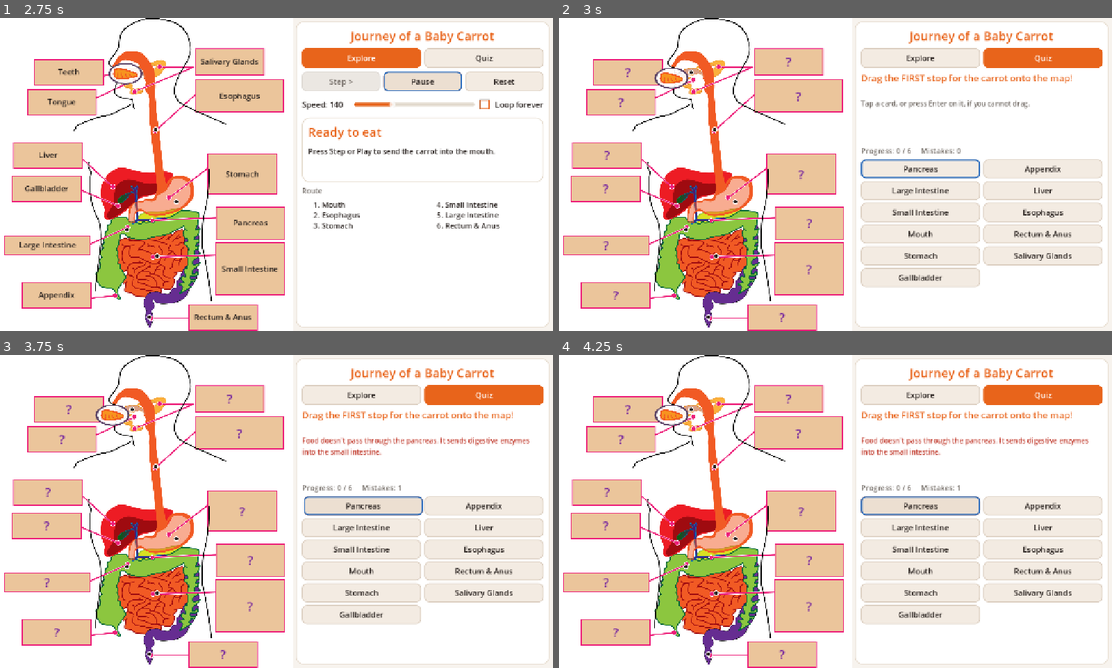
Above: before the commit, frames 1-4 (two rows, left to right).
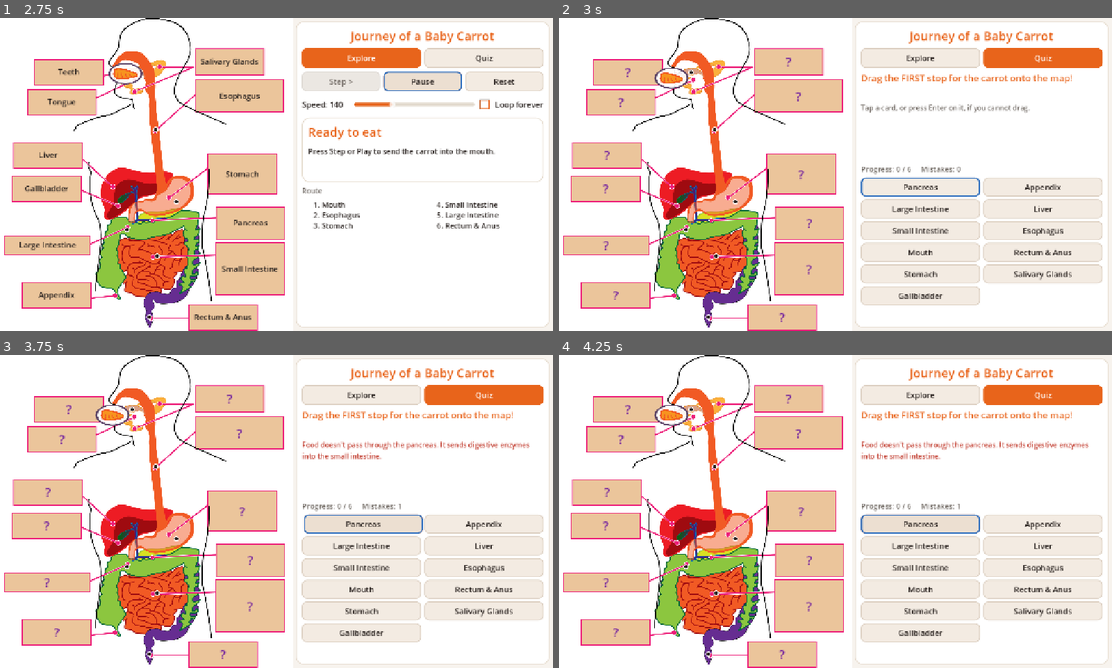
Above: after the commit, the same moments.

Repository: SFMiner/dogestive-sim
Game: Godot game, scene res://scenes/main.tscn
Same seed, same stepped clock (60 frames per second), same inputs: the game is played once before the commit and once after it.
Inputs:
- Up to frame 1 (2.75 s): click "Play" at 0.5 s; click "Explore" at 1.25 s; click "Play" at 2 s
- Up to frame 2 (3 s): click "Quiz" at 2.75 s
- Up to frame 3 (3.75 s): click "Pancreas" at 3.5 s
- Up to frame 4 (4.25 s): no input

Frame 1 is identical in both runs. In frame 2, 10% of the frame differs, in the area x 54-99%, y 26-92%; in frame 3, 11%; in frame 4, 11%.

Commit message:
Fix quiz layout jump: fixed-height prompt and feedback areas
Co-Authored-By: Claude Opus 5.5 <noreply@anthropic.com>
Claude-Session: https://claude.ai/code/session_01U97Ud5m6MhuEKmgWxJnPsK

Diff:
--- a/scripts/engine/main.gd
+++ b/scripts/engine/main.gd
@@ -274,6 +274,20 @@
 	return lbl
 
 
+## Part 1 feedback quotes a station's info text (up to 5 lines); part 2 feedback is short,
+## which leaves room for its 12 long cards.
+const FEEDBACK_LINES_PART1: int = 5
+const FEEDBACK_LINES_PART2: int = 2
+
+
+func _set_feedback_lines(lines: int) -> void:
+	var font: Font = _feedback_label.get_theme_font("font")
+	var font_size: int = _feedback_label.get_theme_font_size("font_size")
+	var line_h: float = font.get_height(font_size) + float(_feedback_label.get_theme_constant("line_spacing"))
+	_feedback_label.custom_minimum_size = Vector2(100, ceilf(line_h * float(lines)) + 2.0)
+	_feedback_label.max_lines_visible = lines
+
+
 func _make_wrap_label(font_size: int, color: Color = COL_TEXT) -> Label:
 	var lbl: Label = _make_label("", font_size, color)
 	lbl.autowrap_mode = TextServer.AUTOWRAP_WORD_SMART
@@ -408,10 +422,12 @@
 
 func _build_quiz() -> void:
 	_prompt_label = _make_wrap_label(21, COL_ACCENT)
-	_prompt_label.custom_minimum_size = Vector2(100, 54)
+	# Fixed heights so the card grid below never jumps while a student is dragging.
+	_prompt_label.custom_minimum_size = Vector2(100, 64)
+	_prompt_label.max_lines_visible = 2
 	_quiz_box.add_child(_prompt_label)
 	_feedback_label = _make_wrap_label(16)
-	_feedback_label.custom_minimum_size = Vector2(100, 100)
+	_set_feedback_lines(FEEDBACK_LINES_PART1)
 	_quiz_box.add_child(_feedback_label)
 	_stats_label = _make_label("", 17, COL_MUTED)
 	_quiz_box.add_child(_stats_label)
@@ -706,6 +722,7 @@
 
 func restart_quiz() -> void:
 	quiz_part = 1
+	_set_feedback_lines(FEEDBACK_LINES_PART1)
 	_place_token_at_start()
 	quiz_complete = false
 	quiz2_complete = false
@@ -740,6 +757,7 @@
 	if not system.has_match_quiz or not quiz_complete:
 		return
 	quiz_part = 2
+	_set_feedback_lines(FEEDBACK_LINES_PART2)
 	quiz2_complete = false
 	mistakes2 = 0
 	matched_count = 0
